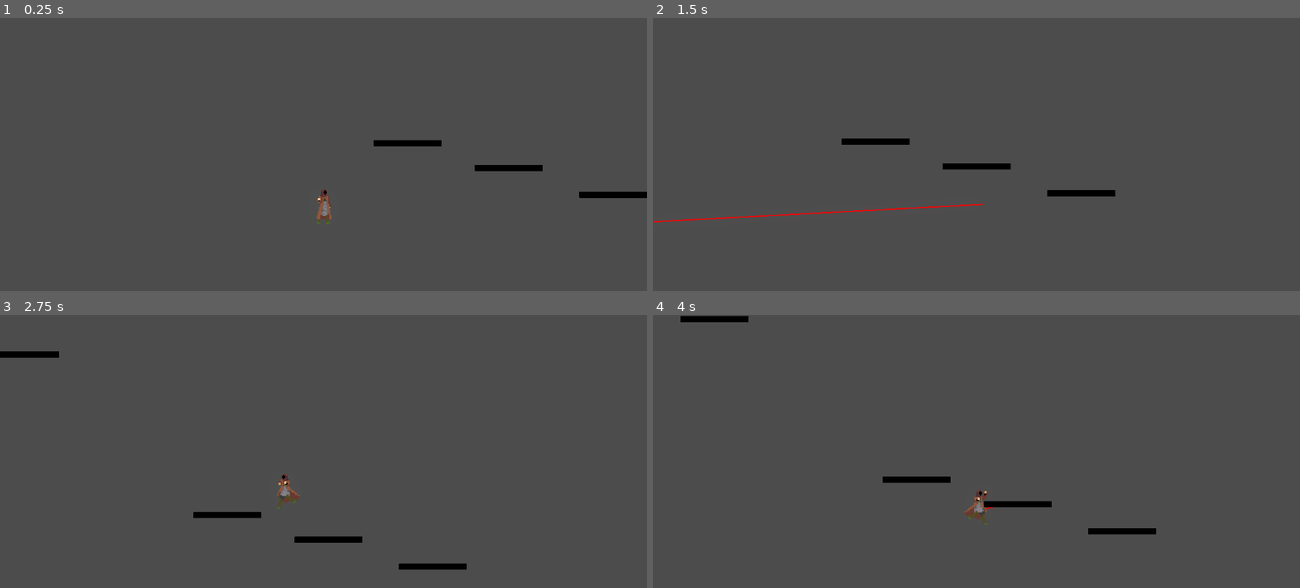
Above: before the commit, frames 1-4 (two rows, left to right).
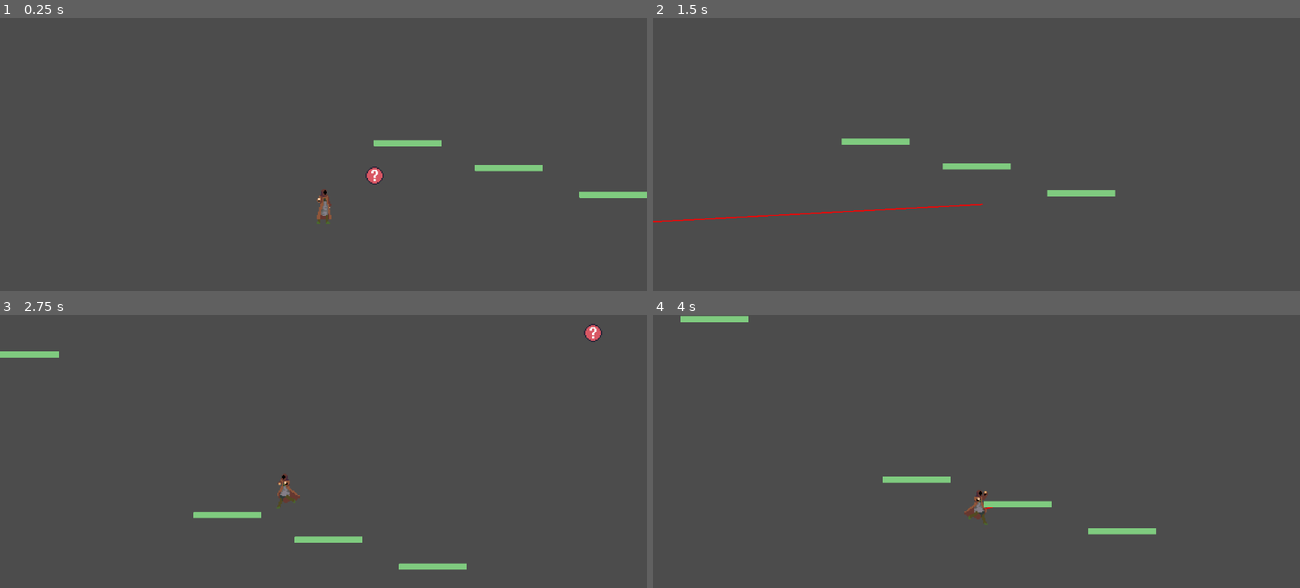
Above: after the commit, the same moments.

Repository: nikk-e/wizard-game
Game: Godot game, scene res://scenes/game.tscn
Same seed, same stepped clock (60 frames per second), same inputs: the game is played once before the commit and once after it.
Inputs (mouse positions are in pixels of both pictures, inside the frame that each line leads up to):
- Up to frame 1 (0.25 s): no input
- Up to frame 2 (1.5 s): tap Enter (ui_accept) at 0.5, 0.77, 1.07 s; move the mouse to (1118, 181) at 0.52 s; hold Right (ui_right) from 0.53 s (still down); tap Shift (game_dash) at 0.6 s; tap Q (game_grapple) at 0.8, 1.35 s; move the mouse to (847, 217) at 1.27 s
- Up to frame 3 (2.75 s): tap Enter (ui_accept) at 1.52, 1.82, 2.3 s; click (194, 514) at 1.55 s; move the mouse to (388, 416) at 2.02 s; release Right (ui_right) at 2.03 s; hold Left (ui_left) from 2.03 s (still down); click (388, 416) at 2.1 s
- Up to frame 4 (4 s): move the mouse to (944, 568) at 2.77 s; release Left (ui_left) at 2.78 s; hold Right (ui_right) from 2.78 s (still down); tap Enter (ui_accept) at 2.85, 3.02, 3.32, 3.77 s; tap Shift (game_dash) at 3.05, 3.6 s; move the mouse to (1170, 552) at 3.52 s; tap Q (game_grapple) at 3.8 s

The runs differ from the first frame. In frame 1, 0.9% of the frame differs, in the area x 56-100%, y 44-66%; in frame 2, 0.8%; in frame 3, 1.2%, in the area x 0-93%, y 3-94%; in frame 4, 1.0%.

Commit message:
Add projectile test and tweak environment to only glow on HDR

Diff:
--- a/project.godot
+++ b/project.godot
@@ -63,6 +63,11 @@
 "events": [Object(InputEventKey,"resource_local_to_scene":false,"resource_name":"","device":-1,"window_id":0,"alt_press …(192 unchanged characters)…
 ]
 }
+game_primary={
+"deadzone": 0.2,
+"events": [Object(InputEventMouseButton,"resource_local_to_scene":false,"resource_name":"","device":-1,"window_id":0,"alt_pressed":false,"shift_pressed":false,"ctrl_pressed":false,"meta_pressed":false,"button_mask":1,"position":Vector2(190, 21),"global_position":Vector2(199, 69),"factor":1.0,"button_index":1,"canceled":false,"pressed":true,"double_click":false,"script":null)
+]
+}
 
 [rendering]
 
--- /dev/null
+++ b/scenes/Projectiles/projectile.tscn
@@ -0,0 +1,22 @@
+[gd_scene load_steps=4 format=3 uid="uid://dj3d6mbsnqyk4"]
+
+[ext_resource type="Texture2D" uid="uid://b8dhiy3k10qw" path="res://assets/ball.png" id="1_c8fcr"]
+[ext_resource type="Script" uid="uid://bfcjjdfvc361c" path="res://scripts/Projectiles/Projectile.gd" id="1_q3m7n"]
+
+[sub_resource type="CircleShape2D" id="CircleShape2D_6aapk"]
+radius = 5.0
+
+[node name="Projectile" type="Area2D"]
+collision_layer = 2
+collision_mask = 2
+script = ExtResource("1_q3m7n")
+
+[node name="CollisionShape2D" type="CollisionShape2D" parent="."]
+scale = Vector2(1.00168, 1.01721)
+shape = SubResource("CircleShape2D_6aapk")
+
+[node name="DefaultSprite" type="Sprite2D" parent="."]
+z_index = -2
+texture = ExtResource("1_c8fcr")
+
+[node name="Timer" type="Timer" parent="."]
--- /dev/null
+++ b/scenes/Projectiles/test_projectile.tscn
@@ -0,0 +1,7 @@
+[gd_scene load_steps=3 format=3 uid="uid://7ags8aatqf0"]
+
+[ext_resource type="PackedScene" uid="uid://dj3d6mbsnqyk4" path="res://scenes/Projectiles/projectile.tscn" id="1_yktgs"]
+[ext_resource type="Script" uid="uid://d46e6ee3j84y" path="res://scripts/Projectiles/test_projectile.gd" id="2_q2xg5"]
+
+[node name="TestProjectile" instance=ExtResource("1_yktgs")]
+script = ExtResource("2_q2xg5")
--- a/scenes/debugplatform.tscn
+++ b/scenes/debugplatform.tscn
@@ -9,6 +9,8 @@
 script = ExtResource("1_5yi1b")
 
 [node name="StaticBody2D" type="StaticBody2D" parent="."]
+collision_layer = 3
+collision_mask = 3
 
 [node name="CollisionShape2D" type="CollisionShape2D" parent="StaticBody2D"]
 shape = SubResource("RectangleShape2D_le6kp")
--- a/scenes/game.tscn
+++ b/scenes/game.tscn
@@ -6,17 +6,19 @@
 [ext_resource type="Script" uid="uid://bajejuelijacd" path="res://scripts/areatest.gd" id="4_iywne"]
 [ext_resource type="Texture2D" uid="uid://petxrqhrnmyp" path="res://assets/whatdahell.png" id="4_lbhrr"]
 [ext_resource type="Shader" uid="uid://d4mwkn7vp0pl4" path="res://shaders/testshader.gdshader" id="5_p57ef"]
+[ext_resource type="PackedScene" uid="uid://dj3d6mbsnqyk4" path="res://scenes/Projectiles/projectile.tscn" id="7_u5sy4"]
 
 [sub_resource type="Environment" id="Environment_p57ef"]
 background_mode = 3
 tonemap_mode = 1
 glow_enabled = true
-glow_levels/1 = 1.8
-glow_levels/2 = 1.8
-glow_levels/3 = 1.9
-glow_levels/4 = 1.62
-glow_levels/5 = 0.0
-glow_hdr_threshold = 0.2
+glow_levels/1 = 0.87
+glow_levels/2 = 0.17
+glow_levels/3 = 0.28
+glow_levels/5 = 0.64
+glow_intensity = 2.99
+glow_strength = 1.11
+glow_hdr_scale = 1.21
 
 [sub_resource type="WorldBoundaryShape2D" id="WorldBoundaryShape2D_uwrxv"]
 distance = -2.0
@@ -27,7 +29,7 @@
 [sub_resource type="ShaderMaterial" id="ShaderMaterial_u5sy4"]
 shader = ExtResource("5_p57ef")
 shader_parameter/glow_color = Color(1, 0.28, 0.28, 1)
-shader_parameter/glow_strength = 2.0
+shader_parameter/glow_strength = 3.0
 
 [sub_resource type="AtlasTexture" id="AtlasTexture_iywne"]
 atlas = ExtResource("4_lbhrr")
@@ -155,5 +157,11 @@
 
 [node name="AnimatedSprite2D" type="AnimatedSprite2D" parent="Area2D"]
 material = SubResource("ShaderMaterial_u5sy4")
+scale = Vector2(1.00361, 1)
 sprite_frames = SubResource("SpriteFrames_u5sy4")
 animation = &"appear"
+frame = 8
+frame_progress = 1.0
+
+[node name="Projectile" parent="." instance=ExtResource("7_u5sy4")]
+position = Vector2(-125, -43)
--- a/scripts/Player/Player.gd
+++ b/scripts/Player/Player.gd
@@ -5,6 +5,8 @@
 @export var sprite: AnimatedSprite2D
 
 var abilities: Dictionary[String, Ability] = {}
+
+var currentSpell: Spell
 
 const SPEED = 200.0
 const JUMP_VELOCITY = -300.0
@@ -22,6 +24,8 @@
 	current_physics_pos = global_position
 
 func _init() -> void:
+	var testspell = TestProjectileSpell.new(self)
+	currentSpell = testspell
 	var dja = DoubleJumpAbility.new(self)
 	var da = DashAbility.new(self)
 	var ga = GrappleAbility.new(self)
@@ -85,14 +89,19 @@
 		if Input.is_action_just_released("game_grapple"):
 			grapple.setHeld(false)
 
-
 	if Input.is_action_just_pressed("game_dash") and abilities.has("dash"):
 		abilities["dash"].use()
 		if abilities.has("grapple"):
 			abilities["grapple"].abort()
 
+	if Input.is_action_just_pressed("game_primary") and currentSpell:
+		print("pressed")
+		currentSpell.use()
+
 	for key in abilities:
 		abilities[key].update(delta)
+
+	currentSpell.update(delta)
 
 	move_and_slide()
 	current_physics_pos = global_position
@@ -103,6 +112,8 @@
 func _draw():
 	if grappleDebugLine:
 		draw_line(gDLp0, Vector2(0,0), Color.RED, 1.0)
+
+
 
 func _process(delta: float) -> void:
 	sprite.position = Vector2.ZERO
--- /dev/null
+++ b/scripts/Player/Spells/Spell.gd
@@ -0,0 +1,43 @@
+extends Node
+class_name Spell
+
+var COOLDOWN: float
+var cooldown_timer: float
+var canUse = true
+var player: Player = null
+
+func _init(_player: Player, cooldown: float = 1.0):
+	player = _player
+	COOLDOWN = cooldown
+	cooldown_timer = cooldown
+
+func spell():
+	push_error("spell() not implemented in subclass!")
+
+func updateSpell(delta: float):
+	pass
+
+func use():
+	if (canUse):
+		canUse = false
+		cooldown_timer = COOLDOWN
+		spell()
+
+func get_cooldown() -> float:
+	return cooldown_timer
+
+func inProgress() -> bool:
+	return false
+
+func abort():
+	pass
+
+func update(delta: float):
+	updateSpell(delta)
+	cooldown_timer -= delta
+	if cooldown_timer <= 0:
+		restore()
+
+func restore():
+	cooldown_timer = 0.0
+	canUse = true
--- /dev/null
+++ b/scripts/Player/Spells/TestProjectileSpell.gd
@@ -0,0 +1,13 @@
+extends Spell
+class_name TestProjectileSpell
+
+var testProjectileScene = preload("res://scenes/Projectiles/test_projectile.tscn")
+
+func _init(_player: Player) -> void:
+	super._init(_player, 0.5)
+
+func spell():
+	var projectile = testProjectileScene.instantiate() as Projectile
+	projectile.initPosition(player.global_position)
+	projectile.direction = player.pointDirection
+	player.get_parent().add_child(projectile)
--- /dev/null
+++ b/scripts/Projectiles/Projectile.gd
@@ -0,0 +1,42 @@
+extends Area2D
+class_name Projectile
+
+@export var speed: float = 400.0
+@export var direction: Vector2 = Vector2.RIGHT
+@export var lifetime: float = 1.0
+@export var sprite: AnimatedSprite2D
+@onready var defaultSprite = $DefaultSprite
+
+
+var last_physics_pos: Vector2
+var current_physics_pos: Vector2
+
+func initPosition(pos: Vector2):
+	global_position = pos
+	last_physics_pos = pos
+	current_physics_pos = pos
+
+func _ready():
+	$Timer.wait_time = lifetime
+	$Timer.start()
+	connect("body_entered", Callable(self, "_on_body_entered"))
+	$Timer.connect("timeout", Callable(self, "queue_free"))
+
+func _physics_process(delta):
+	last_physics_pos = current_physics_pos
+	position += direction.normalized() * speed * delta
+	current_physics_pos = global_position
+
+func _process(delta: float) -> void:
+	var t = Engine.get_physics_interpolation_fraction()
+	var interp_pos = last_physics_pos.lerp(current_physics_pos, t)
+
+	if sprite:
+		sprite.position = to_local(interp_pos)
+		sprite.global_position = interp_pos
+	elif defaultSprite:
+		defaultSprite.position = to_local(interp_pos)
+
+func _on_body_entered(body):
+	print("Projectile Template Entered")
+	queue_free()
--- /dev/null
+++ b/scripts/Projectiles/test_projectile.gd
@@ -0,0 +1,5 @@
+extends Projectile
+
+func _on_body_entered(body):
+	print("Test Projectile Entered")
+	queue_free()
--- a/scripts/debugplatform.gd
+++ b/scripts/debugplatform.gd
@@ -12,8 +12,8 @@
 
 	if shape is RectangleShape2D:
 		var size = shape.extents * 2
-		draw_rect(Rect2(-shape.extents, size), Color(0, 0, 0, 1), true)
-		draw_rect(Rect2(-shape.extents, size), Color(0, 0, 0), false)
+		draw_rect(Rect2(-shape.extents, size), Color(0.5, 0.8, 0.5, 1), true)
+		draw_rect(Rect2(-shape.extents, size), Color(0.5, 0.8, 0.5), false)
 
 # Called every frame. 'delta' is the elapsed time since the previous frame.
 func _process(delta: float) -> void:
Binary file added: assets/ball.png
Not shown, added: assets/ball.png.import
Not shown: 1 places in scenes/game.tscn that only renumber resources
Renamed: scripts/Player/Ability.gd -> scripts/Player/Abilities/Ability.gd
Renamed: scripts/Player/Ability.gd.uid -> scripts/Player/Abilities/Ability.gd.uid
Renamed: scripts/Player/DashAbility.gd -> scripts/Player/Abilities/DashAbility.gd
Renamed: scripts/Player/DashAbility.gd.uid -> scripts/Player/Abilities/DashAbility.gd.uid
Renamed: scripts/Player/DoubleJumpAbility.gd -> scripts/Player/Abilities/DoubleJumpAbility.gd
Renamed: scripts/Player/DoubleJumpAbility.gd.uid -> scripts/Player/Abilities/DoubleJumpAbility.gd.uid
Renamed: scripts/Player/GrappleAbility.gd -> scripts/Player/Abilities/GrappleAbility.gd
Renamed: scripts/Player/GrappleAbility.gd.uid -> scripts/Player/Abilities/GrappleAbility.gd.uid
Not shown, added: scripts/Player/Spells/Spell.gd.uid
(and 3 more such lines)
